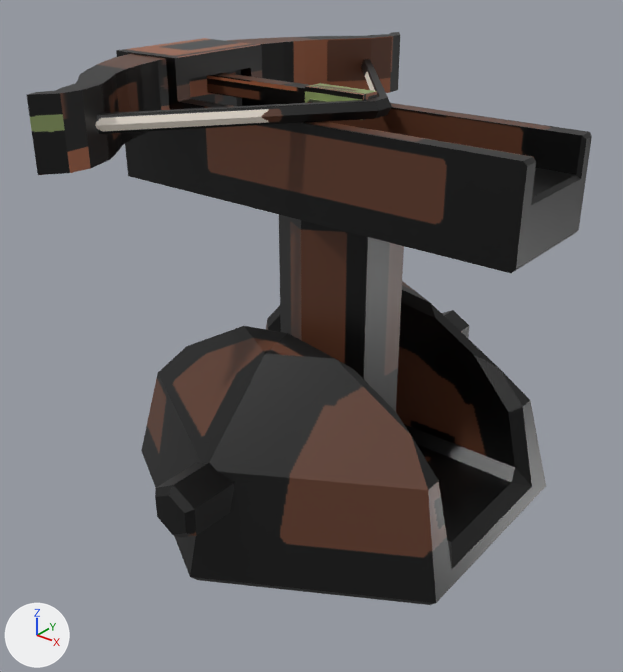
The Blender file BlenderMesh/Tower2.blend, before and after one commit.
Camera for both pictures: a camera (50 mm lens) standing at (7.78, -10.48, 9.14) and looking at (-0.8, 0.25, 2.49). Lighting does not change. The marker at lower left points along +X, +Y and +Z.

Before the edit, the objects in view are built like this:
```python
me_cube_005 = bpy.data.meshes.new('Cube.005')
me_cube_005.from_pydata(...)  # 51 vertices, 36 faces; spans x -1.0..1.0, y -3.92..3.46, z -5.4..1.08
me_cube_005.materials.append(mat_material)  # picture img_tower_2
me_cube_008 = bpy.data.meshes.new('Cube.008')
me_cube_008.from_pydata(...)  # 108 vertices, 104 faces; spans x -1.13..1.13, y -1.0..7.76, z -1.0..1.0
me_cube_008.materials.append(mat_material)  # picture img_tower_2
me_cube_012 = bpy.data.meshes.new('Cube.012')
me_cube_012.from_pydata(...)  # 180 vertices, 174 faces; spans x -0.94..1.02, y -2.93..2.93, z -1.23..1.23
me_cube_012.materials.append(mat_material)  # picture img_tower_2
me_cylinder_005 = bpy.data.meshes.new('Cylinder.005')
me_cylinder_005.from_pydata(...)  # 84 vertices, 72 faces; spans x -3.19..3.19, y -1.88..1.49, z -3.95..3.95
me_cylinder_005.materials.append(mat_material)  # picture img_tower_2
ob_cube = bpy.data.objects.new('Cube', me_cube_005)
ob_cube.location = (0.0, 0.0, 6.11)
ob_cube.rotation_euler = (0.0, 0.0, -1.571)  # degrees (0, 0, -90)
ob_cube_001 = bpy.data.objects.new('Cube.001', me_cube_008)
ob_cube_001.parent = ob_cube
ob_cube_001.matrix_parent_inverse = Matrix(((0.0, -1.0, 0.0, 0.0), (1.0, 0.0, 0.0, 0.0), (0.0, 0.0, 1.0, -6.107), (0.0, 0.0, 0.0, 1.0)))
ob_cube_001.location = (-3.167, 0.0, 6.659)
ob_cube_001.rotation_euler = (0.0, 0.0, -1.571)  # degrees (0, 0, -90)
ob_cube_001.scale = (3.67, 0.506, 0.506)
ob_cube_002 = bpy.data.objects.new('Cube.002', me_cube_012)
ob_cube_002.location = (-2.58, 0.0, 6.68)
ob_cube_002.scale = (3.06, 0.146, 0.146)
ob_cylinder_001 = bpy.data.objects.new('Cylinder.001', me_cylinder_005)
ob_cylinder_001.location = (0.0, 0.0, 1.49)
ob_cylinder_001.rotation_euler = (-1.571, 0.0, 0.0)  # degrees (-90, 0, 0)
```
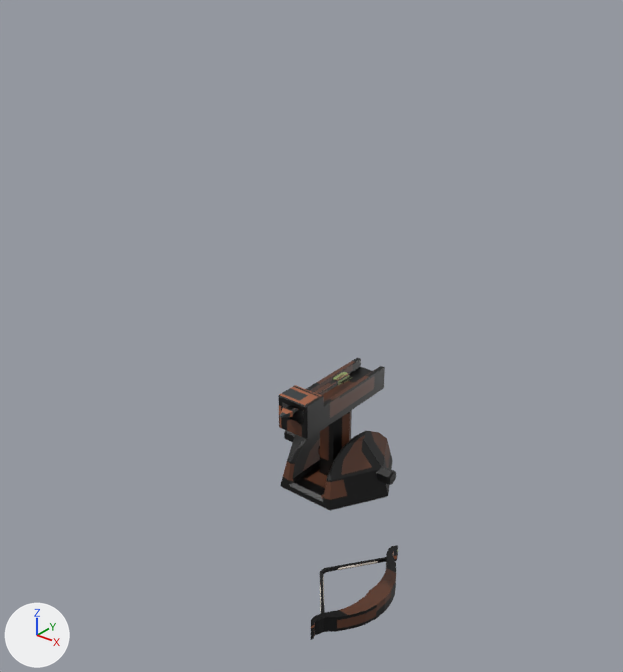
Where the newer file only moved an object's origin or applied its transform, the numbers keep the older frame.

What changed in the scene script:
```text
Change me_cube_005:
    where me_cube_005.from_pydata(...)  # 51 vertices, 36 faces; spans x -1.0..1.0, y -3.92..3.46, z -5.4..1.08
    used by ob_cube; location = (0.0, 0.0, 6.11); rotation_euler = (0.0, 0.0, -1.571), in degrees (0, 0, -90)
    me_cube_005 part 1: the whole mesh is scaled about the mesh origin by 0.3
Change me_cube_008:
    where me_cube_008.from_pydata(...)  # 108 vertices, 104 faces; spans x -1.13..1.13, y -1.0..7.76, z -1.0..1.0
    used by ob_cube_001; parent = ob_cube; location = (-3.167, 0.0, 6.659); rotation_euler = (0.0, 0.0, -1.571), in degrees (0, 0, -90); scale = (3.67, 0.506, 0.506)
    me_cube_008 part 2: the whole mesh is multiplied about its middle by the matrix ((0.0, -0.046, 0.0), (2.443, 0.0, 0.0), (0.0, 0.0, 0.337)), then moved by (0.12, 2.88, -9.26)
Change me_cylinder_005:
    where me_cylinder_005.from_pydata(...)  # 84 vertices, 72 faces; spans x -3.19..3.19, y -1.88..1.49, z -3.95..3.95
    used by ob_cylinder_001; location = (0.0, 0.0, 1.49); rotation_euler = (-1.571, 0.0, 0.0), in degrees (-90, 0, 0)
    me_cylinder_005 part 3: the whole mesh is turned -90 degrees about the y axis through its middle and scaled by 0.3, then moved by (0.0, 1.17, 0.01)
Change me_cube_012:
    where me_cube_012.from_pydata(...)  # 180 vertices, 174 faces; spans x -0.94..1.02, y -2.93..2.93, z -1.23..1.23
    used by ob_cube_002; location = (-2.58, 0.0, 6.68); scale = (3.06, 0.146, 0.146)
    me_cube_012 part 4: the whole mesh is multiplied about its middle by the matrix ((0.0, -0.014, 0.0), (6.295, 0.0, 0.0), (0.0, 0.0, 0.3)), then moved by (0.8, -4.47, -32.22)
Change ob_cube:
    ob_cube.location: (0.0, 0.0, 6.11) -> (0.0, -0.07, 1.81)
    ob_cube.rotation_euler: (0.0, 0.0, -1.571) -> (0.0, 0.0, -6.283)  # degrees (0, 0, -90) -> degrees (0, 0, -360)
```

Changed parts and their boxes (x1, y1, x2, y2) in the pictures (623 x 672 px):
'Cylinder.001', mesh turned: before (141, 281, 546, 605); after (280, 430, 396, 511)
'Cube', mesh rescaled, moved, turned: before (116, 38, 592, 412); after (278, 358, 385, 475)
'Cube.001', reshaped (76% narrower, 33% shorter): before (27, 32, 400, 175); after (311, 545, 398, 640)
'Cube.002', reshaped: before (207, 73, 377, 120); after (280, 372, 353, 418)
